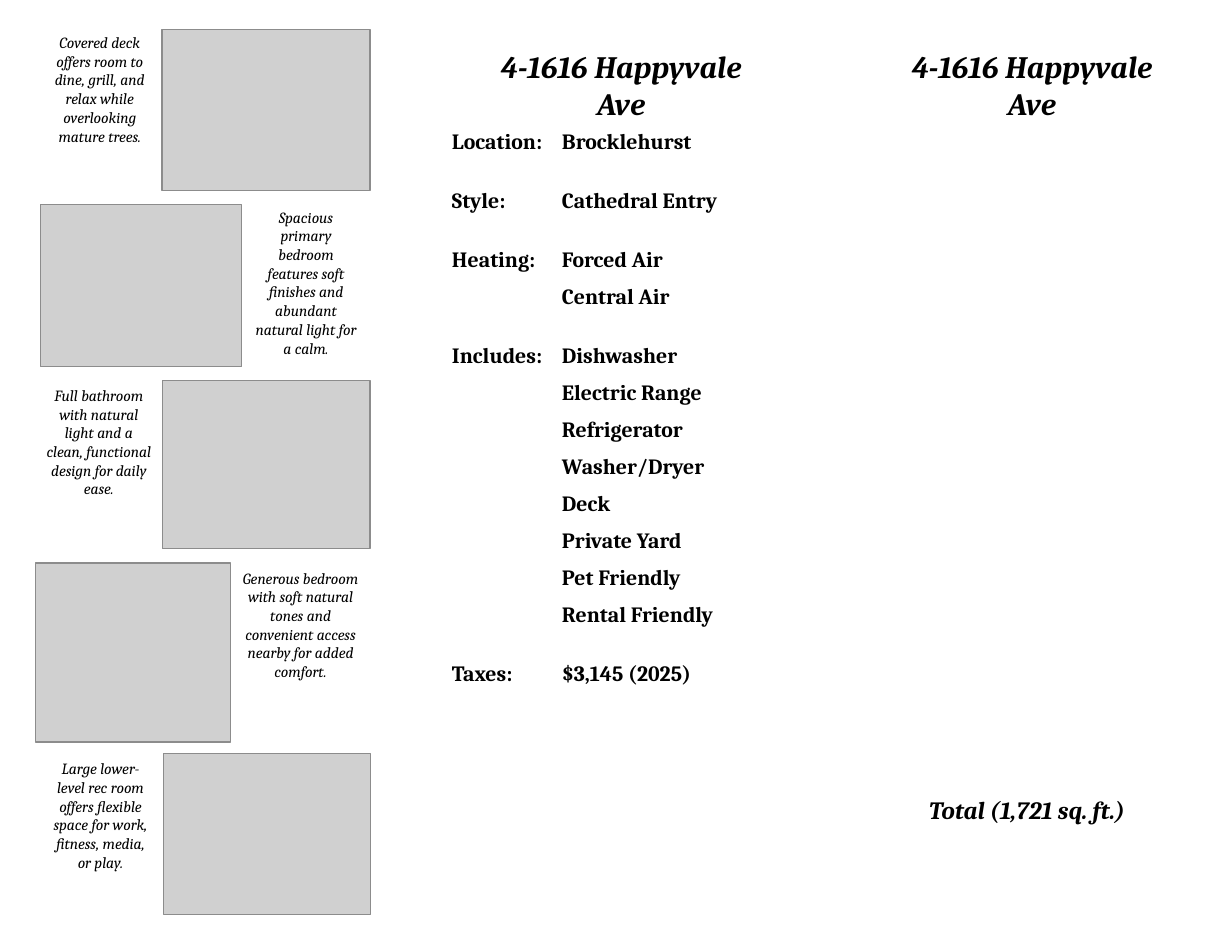
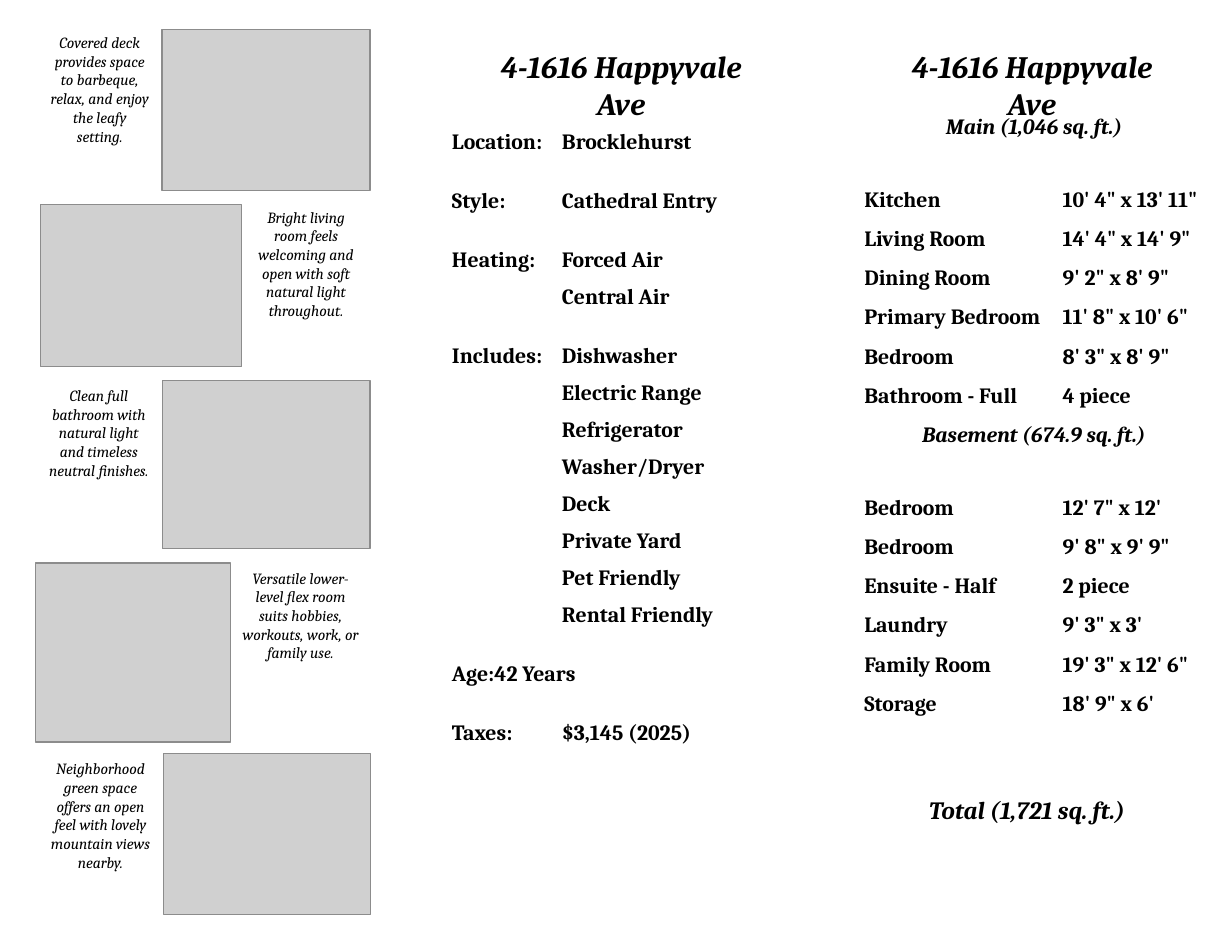
Before and after one commit to Shup04/Brochure-Agent, a slide deck: slide 2 of test_output.pptx. Drawn at 1232x952 pixels with LibreOffice and Linux fonts; fonts in the diff are those of the drawing; grey boxes stand for pictures; background and template pictures are left out. Boxes give left, top, right and bottom in pixels: in the first picture for what was removed or moved away, otherwise in the second. Text is boxed around its words. In the diff, an @@ line names an element or a change of style, - is before the commit and + after.

Commit message:
Fixed room block generation

```diff
--- a/test_output.pptx
+++ b/test_output.pptx
@@ text at [51,37,149,146]: text changed @@
-Covered deck offers room to dine, grill, and relax while overlooking mature trees.
+Covered deck provides space to barbeque, relax, and enjoy the leafy setting.
@@ text added at [864,114,1197,716], 14 pt, text #000000, bold @@
+Main (1,046 sq. ft.)
+Kitchen 10' 4" x 13' 11"
+Living Room 14' 4" x 14' 9"
+Dining Room 9' 2" x 8' 9"
+Primary Bedroom 11' 8" x 10' 6"
+Bedroom 8' 3" x 8' 9"
+Bathroom - Full 4 piece
+Basement (674.9 sq. ft.)
+Bedroom 12' 7" x 12'
+Bedroom 9' 8" x 9' 9"
+Ensuite - Half 2 piece
+Laundry 9' 3" x 3'
+Family Room 19' 3" x 12' 6"
+Storage 18' 9" x 6'
@@ text at [258,212,353,320]: text changed @@
-Spacious primary bedroom features soft finishes and abundant natural light for a calm.
+Bright living room feels welcoming and open with soft natural light throughout.
@@ text at [49,390,149,479]: text changed @@
-Full bathroom with natural light and a clean, functional design for daily ease.
+Clean full bathroom with natural light and timeless neutral finishes.
@@ text at [243,573,358,662]: text changed @@
-Generous bedroom with soft natural tones and convenient access nearby for added comfort.
+Versatile lower-level flex room suits hobbies, workouts, work, or family use.
@@ text at [452,666,575,686]: paragraph added @@
+Age: 42 Years
@@ text at [51,763,150,872]: text changed @@
-Large lower-level rec room offers flexible space for work, fitness, media, or play.
+Neighborhood green space offers an open feel with lovely mountain views nearby.
```
Also in this commit, not shown: 1 other slide changed, 3 other files.
